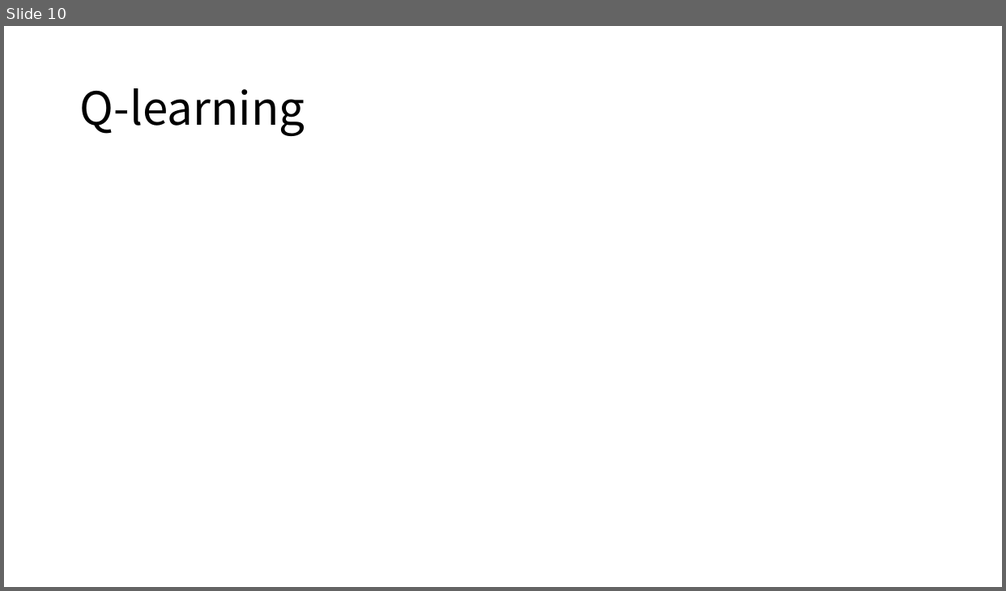
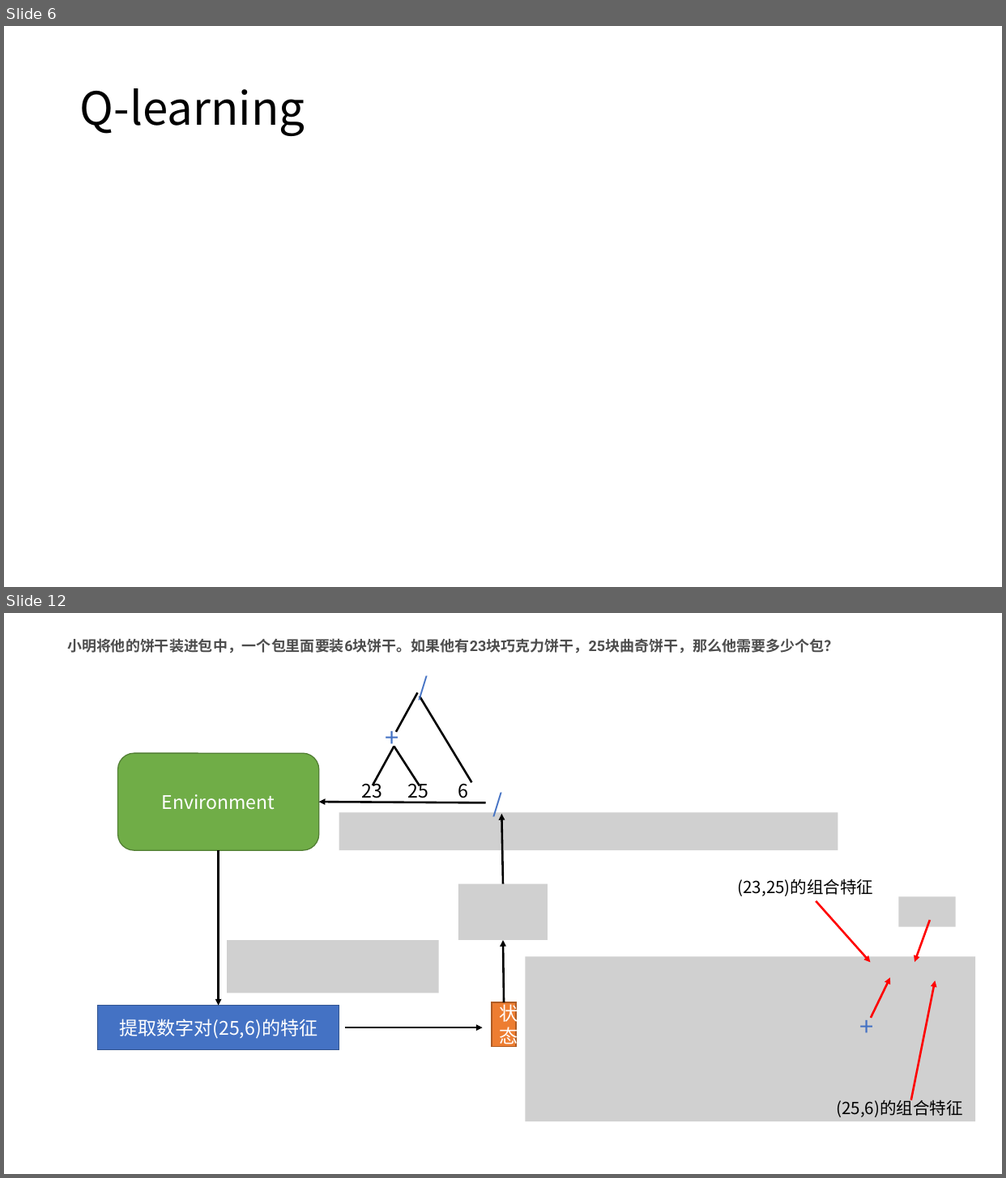
Before and after one commit to xhsun1997/MWP, a slide deck: ppt/mwp.pptx. Shown one above the other, each under a label of ours: slide 10 before the commit, slides 6 and 12 after it; the slides between them are not shown. The pictures are 1006x591 and 1006x1178 pixels, drawn with LibreOffice and Linux fonts; fonts in the diff are those of the drawing; grey boxes stand for pictures. Boxes give left, top, right and bottom in pixels: in the first picture for what was removed or moved away, otherwise in the second. Text is boxed around its words. In the diff, an @@ line names an element or a change of style, - is before the commit and + after.

```diff
--- a/ppt/mwp.pptx
+++ b/ppt/mwp.pptx
@@ slide 12 added at bbox=[4, 613, 1002, 1174], background #FFFFFF @@
@@ title added at bbox=[67, 638, 838, 653], 14 pt, text #4D4D4D, bold @@
+小明将他的饼干装进包中，一个包里面要装6块饼干。如果他有23块巧克力饼干，25块曲奇饼干，那么他需要多少个包？
@@ text added at bbox=[411, 667, 479, 705], 24 pt, text #4472C4 @@
+/
@@ line added from (396, 732) to (417, 693), #000000 2 pt @@
@@ line added from (472, 782) to (420, 696), #000000 2 pt @@
@@ text added at bbox=[378, 718, 445, 756], 24 pt, text #4472C4 @@
++
@@ rounded rectangle added at bbox=[117, 753, 319, 850], fill #70AD47, outline #538035 1 pt, 18 pt, text #FFFFFF @@
+Environment
@@ line added from (373, 786) to (394, 747), #000000 2 pt @@
@@ line added from (420, 786) to (394, 747), #000000 2 pt @@
@@ text added at bbox=[362, 779, 468, 803], 18 pt, text #000000 @@
+23 25 6
@@ arrow added from (486, 803) to (319, 802), #000000 2 pt @@
@@ text added at bbox=[486, 784, 553, 821], 24 pt, text #4472C4 @@
+/
@@ picture added at bbox=[339, 813, 838, 851] @@
@@ arrow added from (503, 884) to (502, 814), #000000 2 pt @@
@@ arrow added from (218, 850) to (218, 1005), #000000 2 pt @@
@@ text added at bbox=[738, 879, 873, 897], 16 pt, text #000000 @@
+(23,25)的组合特征
@@ picture added at bbox=[458, 884, 548, 940] @@
@@ arrow added from (816, 901) to (870, 963), #FF0000 2 pt @@
@@ picture added at bbox=[898, 897, 956, 926] @@
@@ arrow added from (930, 920) to (915, 962), #FF0000 2 pt @@
@@ picture added at bbox=[227, 940, 439, 994] @@
@@ arrow added from (504, 1003) to (503, 940), #000000 2 pt @@
@@ picture added at bbox=[525, 956, 975, 1122] @@
@@ arrow added from (871, 1018) to (890, 977), #FF0000 2 pt @@
@@ arrow added from (911, 1101) to (936, 981), #FF0000 2 pt @@
@@ rectangle added at bbox=[98, 1005, 339, 1050], fill #4472C4, outline #325491 1 pt, 18 pt, text #FFFFFF @@
+提取数字对(25,6)的特征
@@ rectangle added at bbox=[492, 1003, 516, 1047], fill #ED7D31, outline #AF5C24 1 pt, 18 pt, text #FFFFFF @@
+状态
@@ text added at bbox=[853, 1007, 920, 1045], 24 pt, text #4472C4 @@
++
@@ arrow added from (345, 1028) to (483, 1028), #000000 2 pt @@
@@ text added at bbox=[837, 1097, 963, 1118], 16 pt, text #000000 @@
+(25,6)的组合特征
@@ what was slide 10 is now slide 6 @@
```
Also in this commit, not shown: 1 slide changed, 23 other slides added, 1 slide removed, 5 other files.
